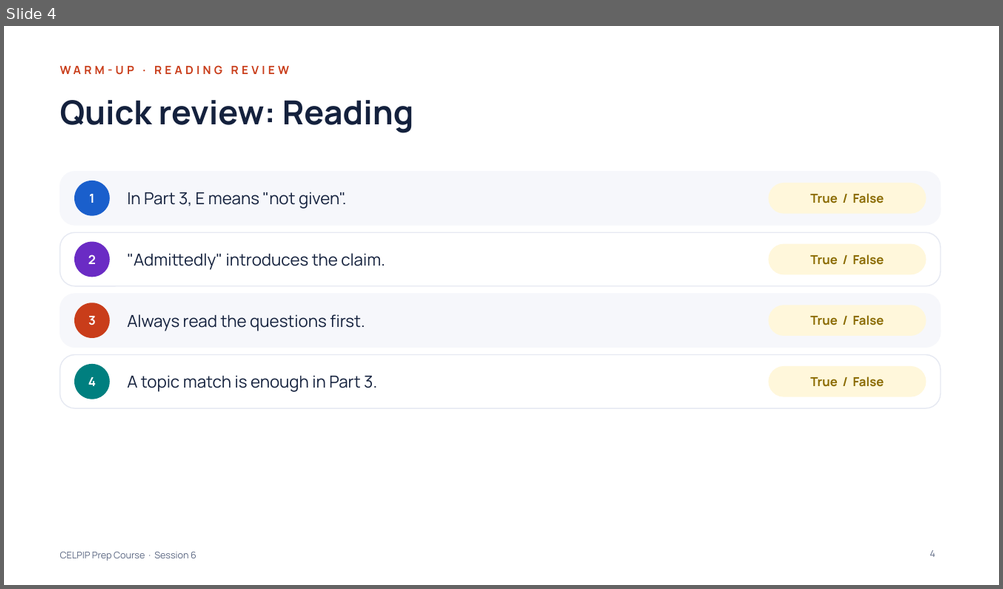
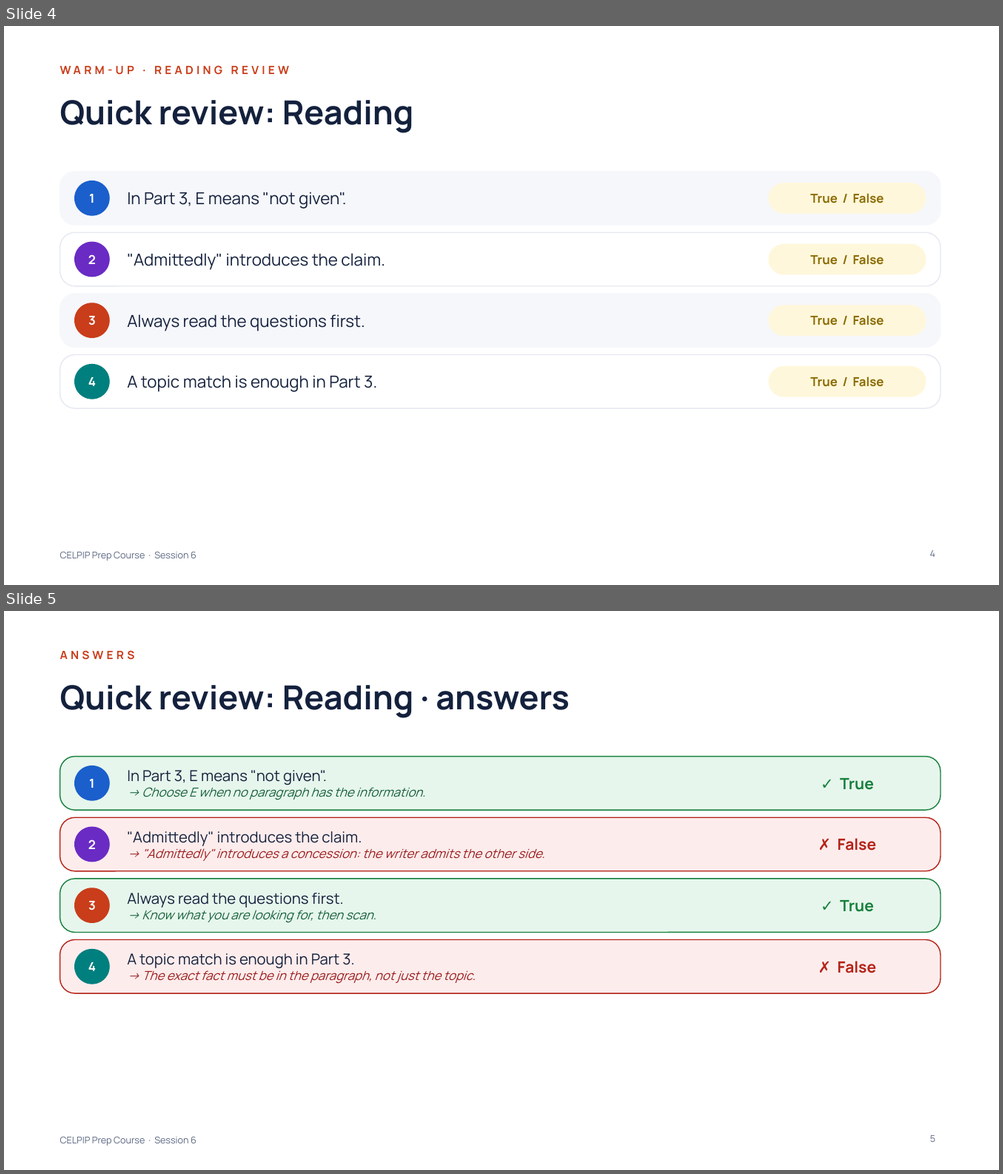
Before and after one commit to learnovateqa/The_English_Academy_CELPIP, a slide deck: decks/session-06.pptx. Shown one above the other, each under a label of ours: slide 4 before the commit, slides 4 and 5 after it. The pictures are 1003x589 and 1003x1174 pixels, drawn with LibreOffice and Linux fonts; fonts in the diff are those of the drawing. Boxes give left, top, right and bottom in pixels: in the first picture for what was removed or moved away, otherwise in the second. Text is boxed around its words. In the diff, an @@ line names an element or a change of style, - is before the commit and + after.

```diff
--- a/decks/session-06.pptx
+++ b/decks/session-06.pptx
@@ slide 5 added at bbox=[4, 611, 999, 1170], background #FFFFFF; not listed: 1 template element that a slide beside it also shows @@
@@ text added at bbox=[60, 650, 135, 660], 11 pt, text #C93D1A, bold @@
+ANSWERS
@@ title added at bbox=[60, 685, 569, 718], 32 pt, text #14213D, bold @@
+Quick review: Reading · answers
@@ rounded rectangle added at bbox=[60, 757, 940, 810], fill #E6F6EC, outline #17803D 1 pt @@
@@ ellipse added at bbox=[75, 766, 109, 800], fill #1A5FCC, outline #1A5FCC 1 pt @@
@@ text added at bbox=[89, 779, 94, 788], 12 pt, text #FFFFFF, bold @@
+1
@@ text added at bbox=[127, 770, 426, 800], 12 pt, text #17603A, italic @@
+In Part 3, E means "not given".
+→ Choose E when no paragraph has the information.
@@ text added at bbox=[839, 778, 874, 790], 15 pt, text #17803D, bold @@
+✓ True
@@ rounded rectangle added at bbox=[60, 817, 940, 871], fill #FDECEC, outline #B42318 1 pt @@
@@ ellipse added at bbox=[75, 827, 109, 862], fill #6A2BC4, outline #6A2BC4 1 pt @@
@@ text added at bbox=[127, 832, 544, 861], 12 pt, text #9B1C1C, italic @@
+"Admittedly" introduces the claim.
+→ "Admittedly" introduces a concession: the writer admits the other side.
@@ text added at bbox=[88, 840, 96, 849], 12 pt, text #FFFFFF, bold @@
+2
@@ text added at bbox=[837, 838, 876, 851], 15 pt, text #B42318, bold @@
+✗ False
@@ rounded rectangle added at bbox=[60, 879, 940, 933], fill #E6F6EC, outline #17803D 1 pt @@
@@ ellipse added at bbox=[75, 889, 109, 923], fill #C93D1A, outline #C93D1A 1 pt @@
@@ text added at bbox=[127, 893, 376, 923], 12 pt, text #17603A, italic @@
+Always read the questions first.
+→ Know what you are looking for, then scan.
@@ text added at bbox=[88, 901, 96, 911], 12 pt, text #FFFFFF, bold @@
+3
@@ text added at bbox=[839, 900, 874, 912], 15 pt, text #17803D, bold @@
+✓ True
@@ rounded rectangle added at bbox=[60, 940, 940, 994], fill #FDECEC, outline #B42318 1 pt @@
@@ ellipse added at bbox=[75, 950, 109, 984], fill #007F7F, outline #007F7F 1 pt @@
@@ text added at bbox=[88, 963, 96, 971], 12 pt, text #FFFFFF, bold @@
+4
@@ text added at bbox=[127, 954, 475, 984], 12 pt, text #9B1C1C, italic @@
+A topic match is enough in Part 3.
+→ The exact fact must be in the paragraph, not just the topic.
@@ text added at bbox=[837, 961, 876, 974], 15 pt, text #B42318, bold @@
+✗ False
@@ page number added at bbox=[930, 1136, 935, 1142], 9 pt, text #5B6782 @@
+5
```
Also in this commit, not shown: 7 slides changed, 1 other slide added, 2 other files.
